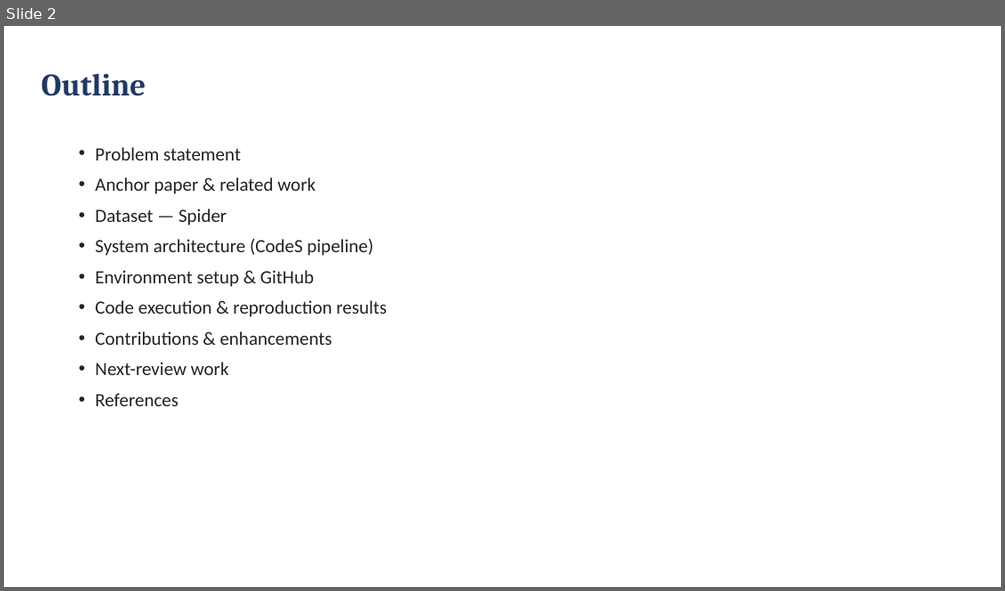
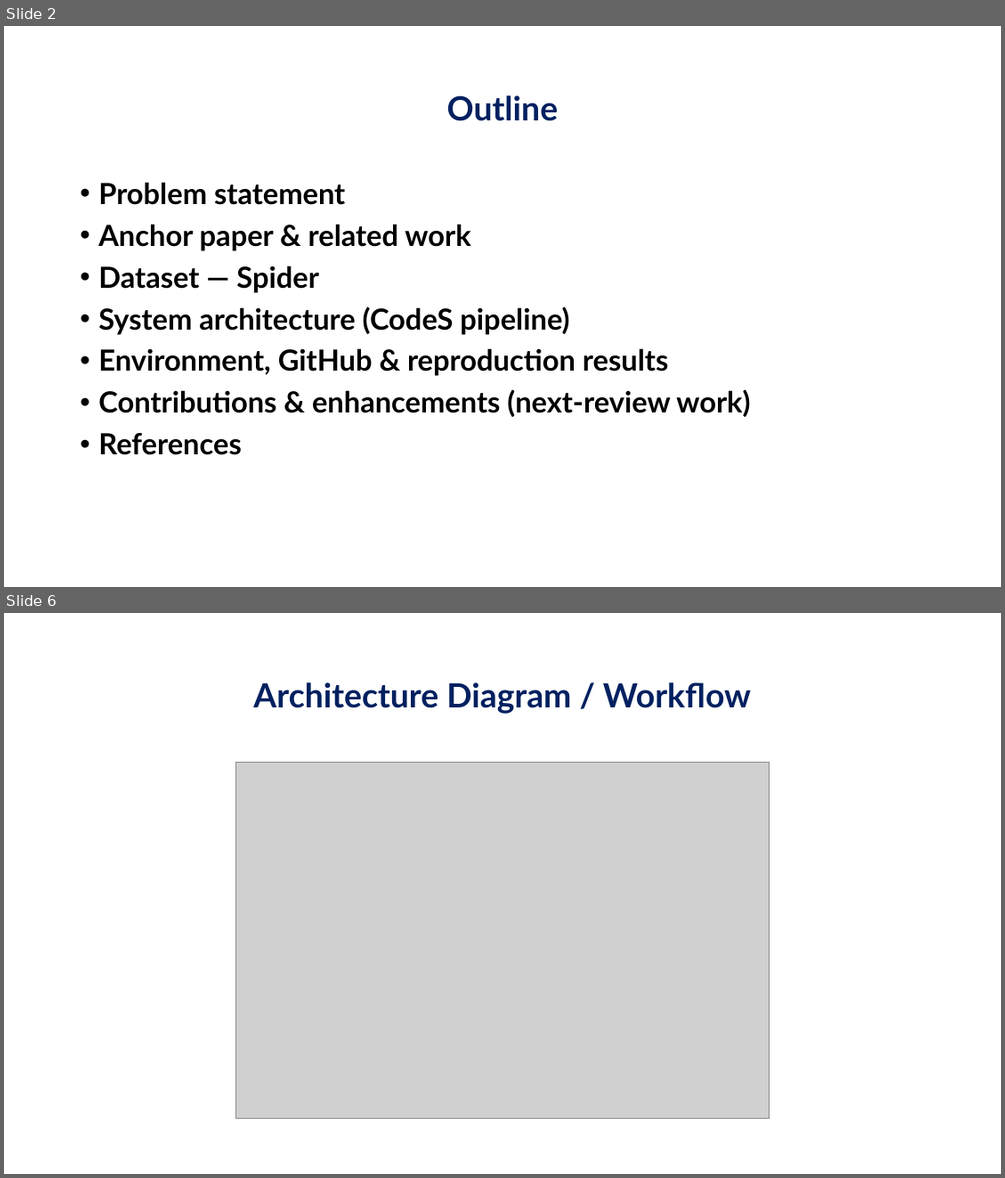
Before and after one commit to jayakanthh/QueryGenie, a slide deck: docs/reviews/Review2_QueryGenie.pptx. Shown one above the other, each under a label of ours: slide 2 before the commit, slides 2 and 6 after it; the slides between them are not shown. The pictures are 1005x591 and 1005x1178 pixels, drawn with LibreOffice and Linux fonts; fonts in the diff are those of the drawing; grey boxes stand for pictures; background and template pictures are left out. Boxes give left, top, right and bottom in pixels: in the first picture for what was removed or moved away, otherwise in the second. Text is boxed around its words. In the diff, an @@ line names an element or a change of style, - is before the commit and + after.

```diff
--- a/docs/reviews/Review2_QueryGenie.pptx
+++ b/docs/reviews/Review2_QueryGenie.pptx
@@ slide 6 added at box(4, 613, 1001, 1174), background picture (left out) @@
@@ title added at box(253, 682, 751, 714), 32 pt, text #002060, bold @@
+Architecture Diagram / Workflow
@@ picture added at box(235, 763, 769, 1119) @@
@@ slide 2 changed as well @@
@@ title "Outline": place and size @@
-title "Outline" at box(41, 73, 146, 96)
+title "Outline" at box(447, 95, 558, 121)
@@ title "Outline" at box(447, 95, 558, 121): size 30 to 32 pt, font Cambria to Lato, text colour #1F3864 to #002060; alignment left to centre; line spacing 1 to 0.9 @@
@@ text "Problem statement": place and size @@
-text "Problem statement" at box(95, 147, 387, 406)
+text "Problem statement" at box(98, 182, 750, 455)
@@ text at box(98, 182, 569, 455): size 18 to 28 pt, font Calibri to Lato, text colour #222222 to #000000, bold on in "Problem statement", "Anchor paper & related work", "Dataset — Spider", "System architecture (CodeS pipeline)" and 1 more places; indent changed; line spacing 1 to 0.9; more space between paragraphs @@
@@ text at box(98, 348, 750, 417): text changed; size 18 to 28 pt; font Calibri to Lato; text colour #222222 to #000000; bold on @@
-• Environment setup & GitHub
-• Code execution & reproduction results
-• Contributions & enhancements
-• Next-review work
+• Environment, GitHub & reproduction results
+• Contributions & enhancements (next-review work)
```
Also in this commit, not shown: 5 other slides changed, 3 other slides added, 5 slides removed.
